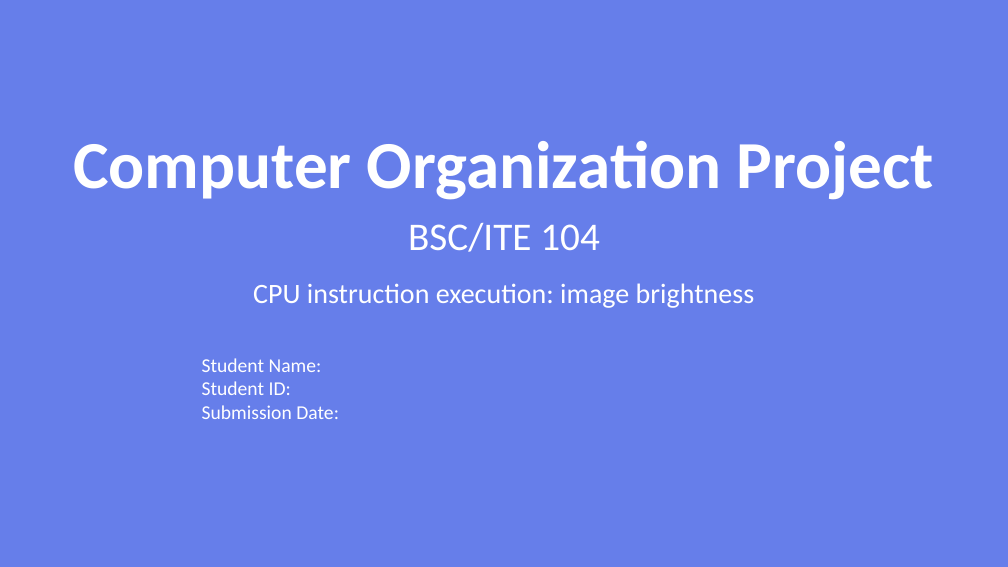
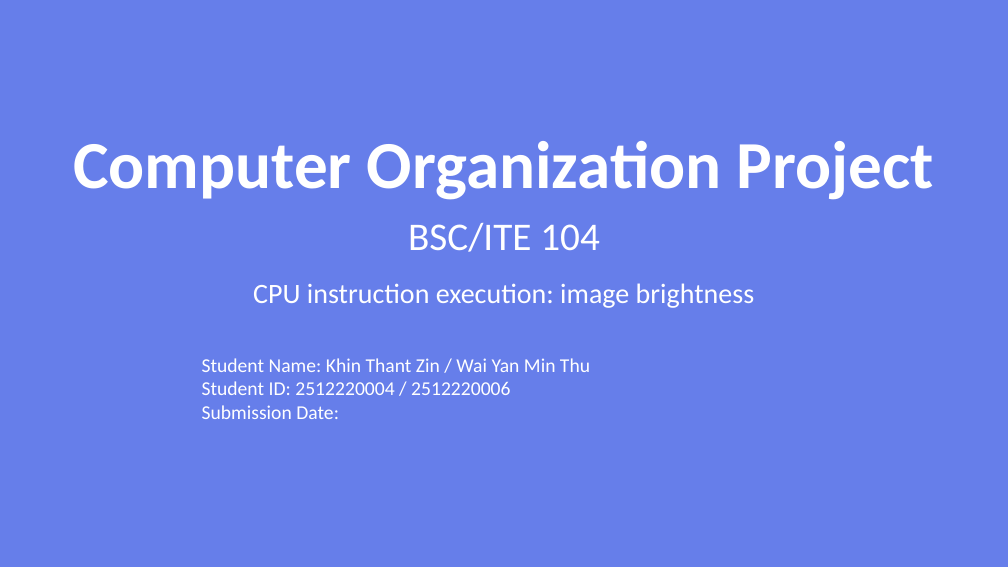
Before and after one commit to WillowMT/202610-final-prj, a slide deck: slide 1 of Final_Report_V1/Project_Presentation.pptx. Drawn at 1008x567 pixels with LibreOffice and Linux fonts; fonts in the diff are those of the drawing. Boxes give left, top, right and bottom in pixels: in the first picture for what was removed or moved away, otherwise in the second. Text is boxed around its words. In the diff, an @@ line names an element or a change of style, - is before the commit and + after.

```diff
--- a/Final_Report_V1/Project_Presentation.pptx
+++ b/Final_Report_V1/Project_Presentation.pptx
@@ text at [202, 358, 590, 395]: text changed @@
-Student Name:
-Student ID:
+Student Name: Khin Thant Zin / Wai Yan Min Thu
+Student ID: 2512220004 / 2512220006
```
Also in this commit, not shown: 8 other files.
